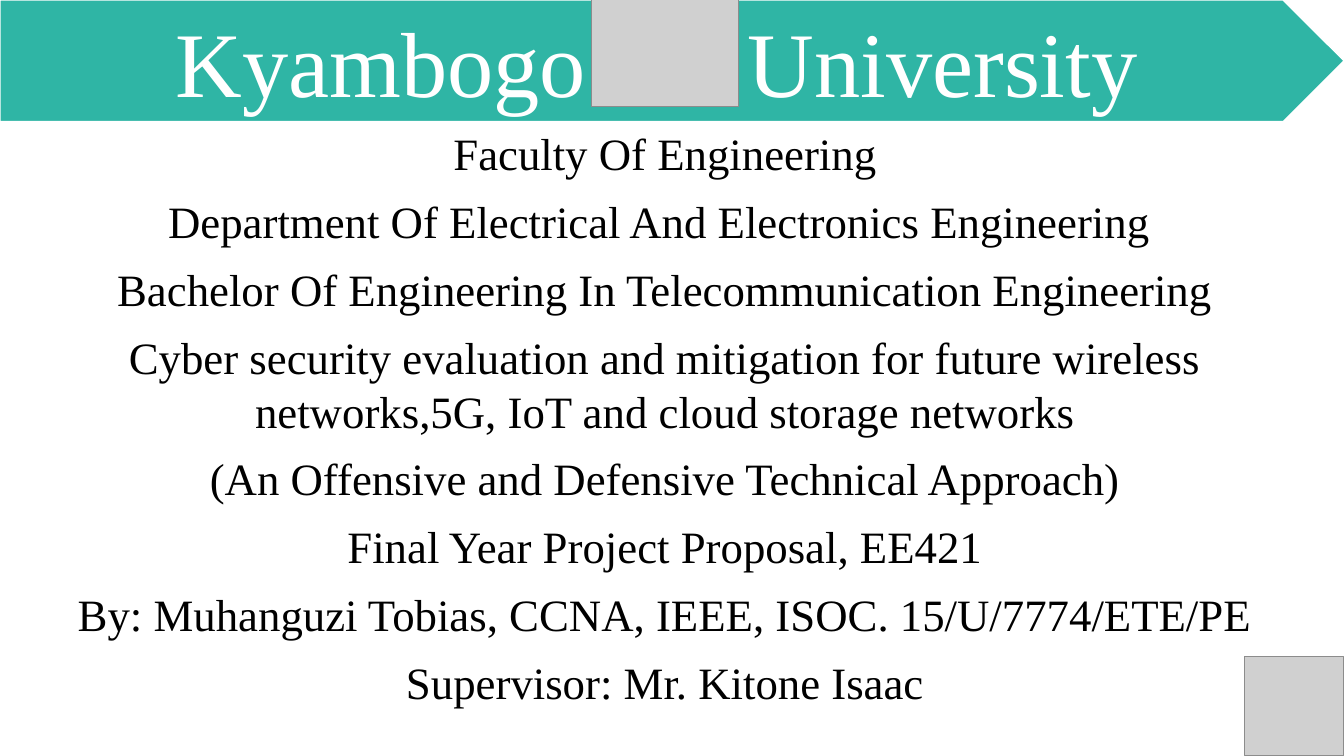
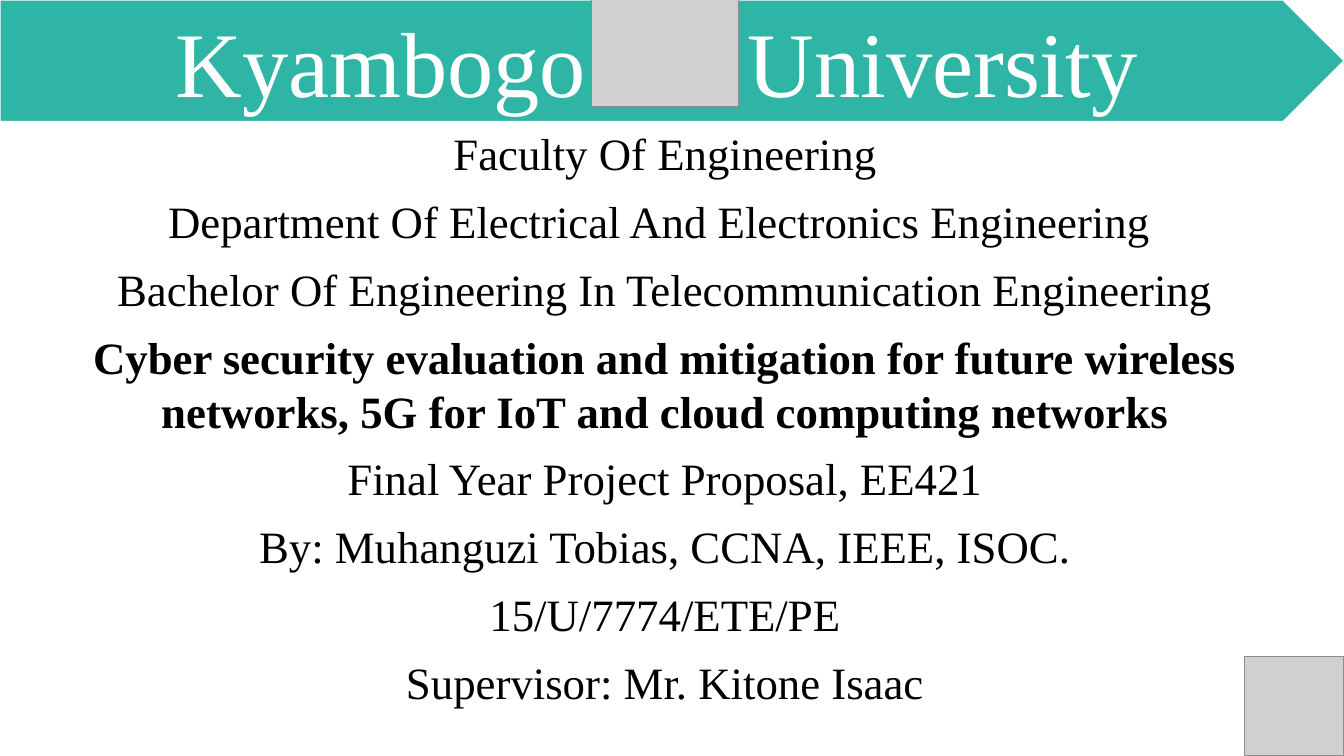
Before and after one commit to marydovika/Cyber-Security-Project-for-5G-IoT-Cloud-NFC, a slide deck: slide 1 of presentations/proposalPresentation.pptx. Drawn at 1344x756 pixels with LibreOffice and Linux fonts; fonts in the diff are those of the drawing; grey boxes stand for pictures. Boxes give left, top, right and bottom in pixels: in the first picture for what was removed or moved away, otherwise in the second. Text is boxed around its words. In the diff, an @@ line names an element or a change of style, - is before the commit and + after.

```diff
--- a/presentations/proposalPresentation.pptx
+++ b/presentations/proposalPresentation.pptx
@@ text at (93, 342, 1236, 437): text changed; bold on @@
-Cyber security evaluation and mitigation for future wireless networks,5G, IoT and cloud storage networks
-(An Offensive and Defensive Technical Approach)
+Cyber security evaluation and mitigation for future wireless networks, 5G for IoT and cloud computing networks
@@ text at (259, 532, 1070, 632): text changed @@
-By: Muhanguzi Tobias, CCNA, IEEE, ISOC. 15/U/7774/ETE/PE
+By: Muhanguzi Tobias, CCNA, IEEE, ISOC.
+15/U/7774/ETE/PE
```
Also in this commit, not shown: 15 other slides changed, 11 slides removed.
